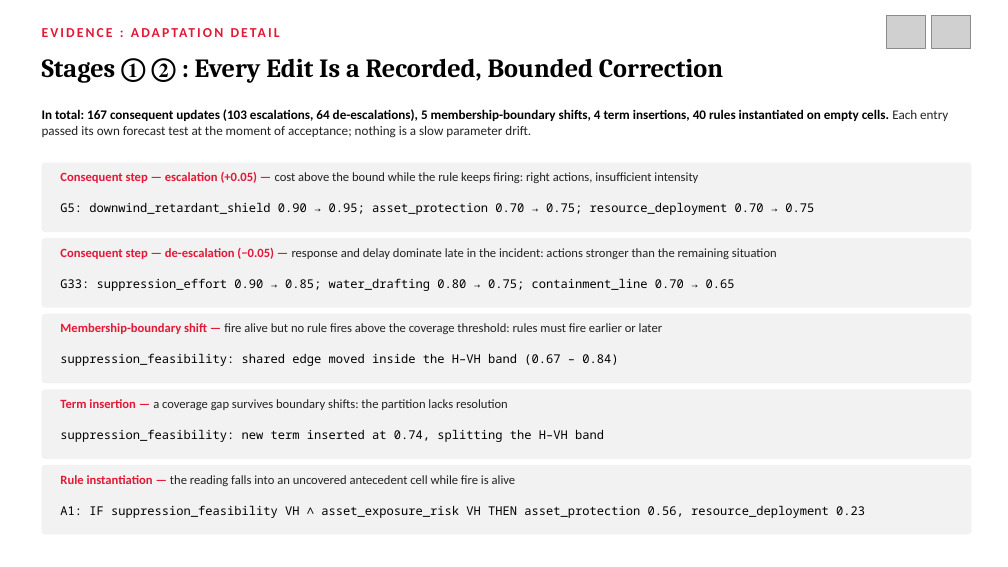
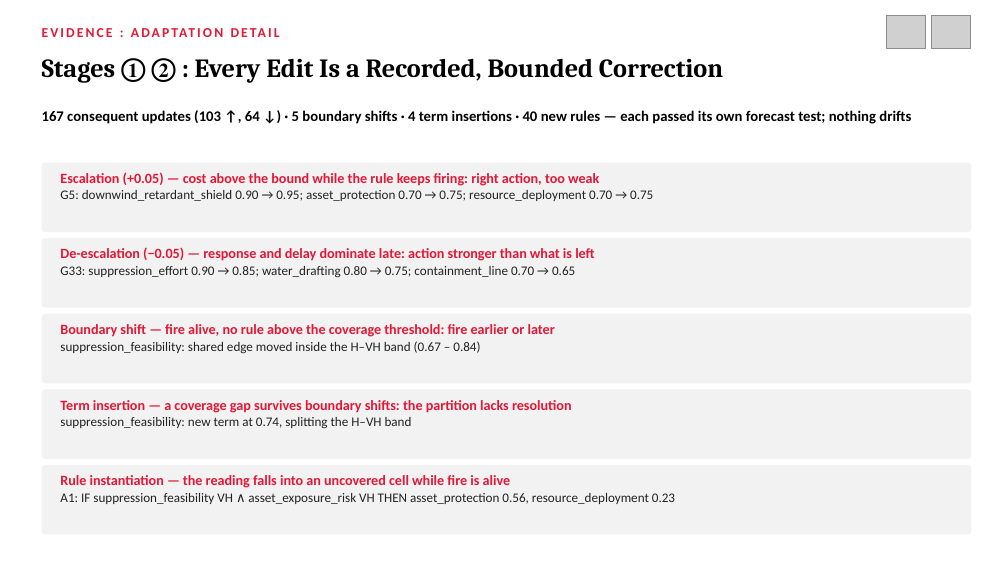
Before and after one commit to northwind13/Enhanced_DSS, a slide deck: slide 63 of 01_Thesis/DisasterAware_Presentation.pptx (slide 78 before the commit). Drawn at 1008x567 pixels with LibreOffice and Linux fonts; fonts in the diff are those of the drawing; grey boxes stand for pictures. Boxes give left, top, right and bottom in pixels: in the first picture for what was removed or moved away, otherwise in the second. Text is boxed around its words. In the diff, an @@ line names an element or a change of style, - is before the commit and + after.

```diff
--- a/01_Thesis/DisasterAware_Presentation.pptx
+++ b/01_Thesis/DisasterAware_Presentation.pptx
@@ text at [42,110,911,124]: text changed; size 12.5 to 14 pt @@
-In total: 167 consequent updates (103 escalations, 64 de-escalations), 5 membership-boundary shifts, 4 term insertions, 40 rules instantiated on empty cells. Each entry passed its own forecast test at the moment of acceptance; nothing is a slow parameter drift.
+167 consequent updates (103 ↑, 64 ↓) · 5 boundary shifts · 4 term insertions · 40 new rules — each passed its own forecast test; nothing drifts
@@ text at [60,172,599,186]: text changed; size 12 to 13.5 pt; text colour #222222 to #E31836; bold on @@
-Consequent step — escalation (+0.05) — cost above the bound while the rule keeps firing: right actions, insufficient intensity
+Escalation (+0.05) — cost above the bound while the rule keeps firing: right action, too weak
@@ text at [60,190,653,201]: size 11.5 to 12.5 pt, font Noto Sans Mono to Calibri, text colour #000000 to #222222 in "G5: downwind_retardant_shield 0.90 → 0.95; asset_protection  ..." @@
@@ text at [60,247,594,261]: text changed; size 12 to 13.5 pt; text colour #222222 to #E31836; bold on @@
-Consequent step — de-escalation (−0.05) — response and delay dominate late in the incident: actions stronger than the remaining situation
+De-escalation (−0.05) — response and delay dominate late: action stronger than what is left
@@ text at [60,266,575,278]: size 11.5 to 12.5 pt, font Noto Sans Mono to Calibri, text colour #000000 to #222222 in "G33: suppression_effort 0.90 → 0.85; water_drafting 0.80 ..." @@
@@ text at [60,324,555,337]: text changed; size 12 to 13.5 pt; text colour #222222 to #E31836; bold on @@
-Membership-boundary shift — fire alive but no rule fires above the coverage threshold: rules must fire earlier or later
+Boundary shift — fire alive, no rule above the coverage threshold: fire earlier or later
@@ text at [60,341,480,354]: size 11.5 to 12.5 pt, font Noto Sans Mono to Calibri, text colour #000000 to #222222 in "suppression_feasibility: shared edge moved inside the H–VH ..." @@
@@ text at [60,417,412,429]: text changed; size 11.5 to 12.5 pt; font Noto Sans Mono to Calibri; text colour #000000 to #222222 @@
-suppression_feasibility: new term inserted at 0.74, splitting the H–VH band
+suppression_feasibility: new term at 0.74, splitting the H–VH band
@@ text at [60,400,572,413]: size 12 to 13.5 pt in "Term insertion — a coverage gap survives ..."; text colour #222222 to #E31836, bold on in "a coverage gap survives boundary shifts: the ..." @@
@@ text at [60,475,511,488]: text changed; size 12 to 13.5 pt; text colour #222222 to #E31836; bold on @@
-Rule instantiation — the reading falls into an uncovered antecedent cell while fire is alive
+Rule instantiation — the reading falls into an uncovered cell while fire is alive
@@ text at [60,493,675,504]: size 11.5 to 12.5 pt, font Noto Sans Mono to Calibri, text colour #000000 to #222222 in "A1: IF suppression_feasibility VH ∧ asset_exposure_risk VH ..." @@
```
Also in this commit, not shown: 56 other slides changed, 6 slides added, 22 slides removed, 1 other file.
